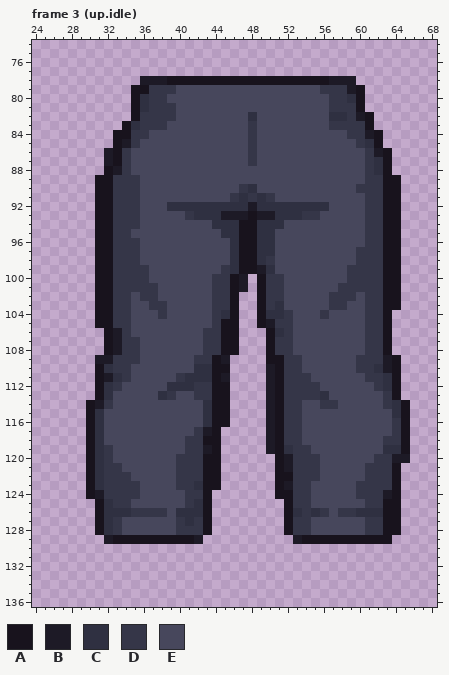
Edited in one commit: pixel-art file (assets/source/characters/player-r01/editable/bottom.dark-trousers.aseprite). Above, as it was before the edit.
96x144 pixels, 4 frames. Colours within 5 levels of each other are drawn and written as one. Shown: frame 3 (up.idle): x 24..68, y 74..136. The commit also changed other frames, which this record leaves out.
Palette (. is transparent): A #18131d  B #1d1a26  C #2f3041  D #353648  E #47475c
Once edited:
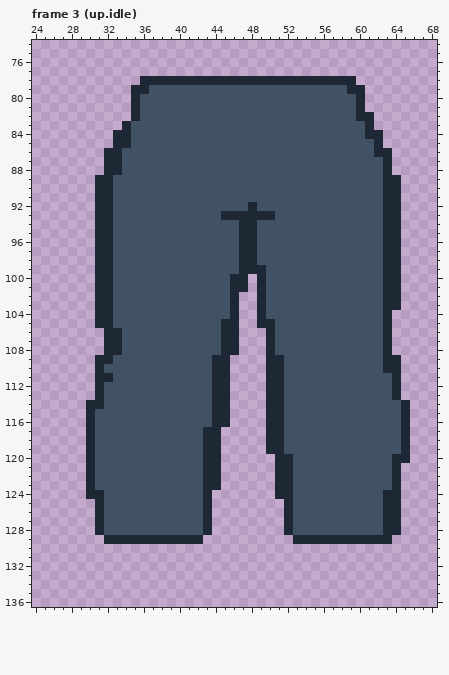
From old to new:
@@ palette @@
-A #18131d
+A #1e2835
-E #47475c
+E #415265
--- frame 3 (up.idle)
@@ x 24..68 @@
  77 .............................................
- 78 ............BBBAAAAAAAAAAAAAAAAAABBB.........
- 79 ...........AADDDEEEEEEEEEEEEEEEEDDDBA........
- 80 ...........ACDDEEEEEEEEEEEEEEEEEEDDCA........
- 81 ...........ACDDDEEEEEEEEEEEEEEEEEDDDA........
- 82 ...........ADDDDEEEEEEEECEEEEEEEECCDBA.......
- 83 ..........ACDDDEEEEEEEEEDEEEEEEEEDDDDA.......
- 84 .........AADDEEEEEEEEEEEDEEEEEEEEEEDDBA......
- 85 .........ABDEEEEEEEEEEEEDEEEEEEEEEEEDCA......
- 86 ........BADEEEEEEEEEEEEEDEEEEEEEEEEEEDBA.....
- 87 ........BADEEEEEEEEEEEEEDEEEEEEEEEEEEDCA.....
- 88 ........ABDEEEEEEEEEEEEEEEEEEEEEEEEEEDCA.....
- 89 .......AADDDEEEEEEEEEEEEEEEEEEEEEEEEEDDAA....
- 90 .......AADDDEEEEEEEEEEEDCEEEEEEEEEEEDDDAA....
- 91 .......AADDDEEEEEEEEEEDCDCDEEEEEEEEEEDDAA....
- 92 .......AADDDEEECCCCCCCCCBCCCCCCCCEEEEDDAA....
- 93 .......AADDDEEEEEDCCCBBBABBCCCDDEEEEEDDAA....
- 94 .......AADDDEEEEEEEECCCAACCCEEEEEEEEEDDAA....
- 95 .......AADDEEEEEEEEEECCAACCEEEEEEEEEEDDAA....
- 96 .......AADDDEEEEEEEEEECAACCEEEEEEEEEEDDAA....
- 97 .......AADDDEEEEEEEEEECAACCEEEEEEEEEDDDAA....
- 98 .......AADDDEEEEEEEEEECAACDEEEEEEEEEDDDAA....
- 99 .......AADDDDEEEEEEEEDCAABCEEEEEEEEDDDDAA....
-100 .......AADDDDEEEEEEEDDAB.ADDEEEEEEEDDDDAA....
-101 .......AADDDDDEEEEEEDDAB.ADDEEEEEEDDDDDAA....
-102 .......AADDEDDEEEEEEDDA..ADDEEEEEDDDEDDAA....
-103 .......AADDEEDDEEEEEDDA..ADCEEEEEDDEEDDAA....
-104 .......AADDEEEDEEEEEDCA..ACCDEEEDEEEEDDA.....
-105 .......AADDEEEEEEEEEDAA..ABDDEEEEEEEEDDA.....
-106 ........ABDEEEEEEEEDDAA...ACDEEEEEEEEDDA.....
-107 ........ABDDEEEEEEEDDAA...ADDEEEEEEEEDDA.....
-108 ........ABDDEEEEEEEDDAA...ADDEEEEEEEEDDA.....
-109 .......BBDDDEEEEEEDDAB....AADDEEEEEEDDDBA....
-110 .......ACDDEEEEEEECCAA....BADDEEEEEEDDCBA....
-111 .......ABCDEEEEEDCCCAB....BADDDEEEEEEDDCA....
-112 .......ACDEEEEECCCDDAA....BADDDDEEEEEEDCA....
-113 .......ACEEEEECDEEDDAA....BADDDDCEEEEEEDA....
-114 ......ABDEEEEEEEEEECAA....BADDEEDDEEEEEDCA...
-115 ......ACEEEEEEEEEEECAA....BADDEEEEEEEEEECA...
-116 ......ACEEEEEEEEEEECAA....BADDEEEEEEEEEEDA...
-117 ......ACEEEEEEEEEEDBA.....BADDEEEEEEEEEEDA...
-118 ......ACEEEEEEEEEDDAA.....BADDEEEEEEEEEDDA...
-119 ......ACDEEEEEEEEDDBA.....BACDDEEEEEEEECCA...
-120 ......ACDEEEEEEEDDDAA......ABDDDEEEEEEDDBB...
-121 ......ACDDEEEEEEDDDAA......ABDDDEEEEEDDDA....
-122 ......ACDDDEEEEEDDDAA......AADDDEEEEEDDDA....
-123 ......ACDDDDEEEEDDCAA......ABDDEEEEEDDDDA....
-124 ......ABDDDDEEEEEDDA.......AADDEEEEEDDDBA....
-125 .......ACDDEEEEEEDCA........ADDEEEEEEDDAA....
-126 .......ACCCDDDDECCCA........ACDCDEDDCCCAA....
-127 .......ACDEEEEEEDCDA........ADDEEEEEEDDAA....
-128 .......ACDEEEEEEDDDA........ADDEEEEEEDDAA....
-129 ........BAAAAAAAAAB..........BAAAAAAAAAA.....
+ 78 ............AAAAAAAAAAAAAAAAAAAAAAAA.........
+ 79 ...........AAEEEEEEEEEEEEEEEEEEEEEEAA........
+ 80 ...........AEEEEEEEEEEEEEEEEEEEEEEEEA........
+ 81 ...........AEEEEEEEEEEEEEEEEEEEEEEEEA........
+ 82 ...........AEEEEEEEEEEEEEEEEEEEEEEEEAA.......
+ 83 ..........AEEEEEEEEEEEEEEEEEEEEEEEEEEA.......
+ 84 .........AAEEEEEEEEEEEEEEEEEEEEEEEEEEAA......
+ 85 .........AAEEEEEEEEEEEEEEEEEEEEEEEEEEEA......
+ 86 ........AAEEEEEEEEEEEEEEEEEEEEEEEEEEEEAA.....
+ 87 ........AAEEEEEEEEEEEEEEEEEEEEEEEEEEEEEA.....
+ 88 ........AAEEEEEEEEEEEEEEEEEEEEEEEEEEEEEA.....
+ 89 .......AAEEEEEEEEEEEEEEEEEEEEEEEEEEEEEEAA....
+ 90 .......AAEEEEEEEEEEEEEEEEEEEEEEEEEEEEEEAA....
+ 91 .......AAEEEEEEEEEEEEEEEEEEEEEEEEEEEEEEAA....
+ 92 .......AAEEEEEEEEEEEEEEEAEEEEEEEEEEEEEEAA....
+ 93 .......AAEEEEEEEEEEEEAAAAAAEEEEEEEEEEEEAA....
+ 94 .......AAEEEEEEEEEEEEEEAAEEEEEEEEEEEEEEAA....
+ 95 .......AAEEEEEEEEEEEEEEAAEEEEEEEEEEEEEEAA....
+ 96 .......AAEEEEEEEEEEEEEEAAEEEEEEEEEEEEEEAA....
+ 97 .......AAEEEEEEEEEEEEEEAAEEEEEEEEEEEEEEAA....
+ 98 .......AAEEEEEEEEEEEEEEAAEEEEEEEEEEEEEEAA....
+ 99 .......AAEEEEEEEEEEEEEEAAAEEEEEEEEEEEEEAA....
+100 .......AAEEEEEEEEEEEEEAA.AEEEEEEEEEEEEEAA....
+101 .......AAEEEEEEEEEEEEEAA.AEEEEEEEEEEEEEAA....
+102 .......AAEEEEEEEEEEEEEA..AEEEEEEEEEEEEEAA....
+103 .......AAEEEEEEEEEEEEEA..AEEEEEEEEEEEEEAA....
+104 .......AAEEEEEEEEEEEEEA..AEEEEEEEEEEEEEA.....
+105 .......AAEEEEEEEEEEEEAA..AAEEEEEEEEEEEEA.....
+106 ........AAEEEEEEEEEEEAA...AEEEEEEEEEEEEA.....
+107 ........AAEEEEEEEEEEEAA...AEEEEEEEEEEEEA.....
+108 ........AAEEEEEEEEEEEAA...AEEEEEEEEEEEEA.....
+109 .......AAEEEEEEEEEEEAA....AAEEEEEEEEEEEAA....
+110 .......AEEEEEEEEEEEEAA....AAEEEEEEEEEEEAA....
+111 .......AAEEEEEEEEEEEAA....AAEEEEEEEEEEEEA....
+112 .......AEEEEEEEEEEEEAA....AAEEEEEEEEEEEEA....
+113 .......AEEEEEEEEEEEEAA....AAEEEEEEEEEEEEA....
+114 ......AAEEEEEEEEEEEEAA....AAEEEEEEEEEEEEEA...
+115 ......AEEEEEEEEEEEEEAA....AAEEEEEEEEEEEEEA...
+116 ......AEEEEEEEEEEEEEAA....AAEEEEEEEEEEEEEA...
+117 ......AEEEEEEEEEEEEAA.....AAEEEEEEEEEEEEEA...
+118 ......AEEEEEEEEEEEEAA.....AAEEEEEEEEEEEEEA...
+119 ......AEEEEEEEEEEEEAA.....AAEEEEEEEEEEEEEA...
+120 ......AEEEEEEEEEEEEAA......AAEEEEEEEEEEEAA...
+121 ......AEEEEEEEEEEEEAA......AAEEEEEEEEEEEA....
+122 ......AEEEEEEEEEEEEAA......AAEEEEEEEEEEEA....
+123 ......AEEEEEEEEEEEEAA......AAEEEEEEEEEEEA....
+124 ......AAEEEEEEEEEEEA.......AAEEEEEEEEEEAA....
+125 .......AEEEEEEEEEEEA........AEEEEEEEEEEAA....
+126 .......AEEEEEEEEEEEA........AEEEEEEEEEEAA....
+127 .......AEEEEEEEEEEEA........AEEEEEEEEEEAA....
+128 .......AEEEEEEEEEEEA........AEEEEEEEEEEAA....
+129 ........AAAAAAAAAAA..........AAAAAAAAAAA.....
 130 .............................................
